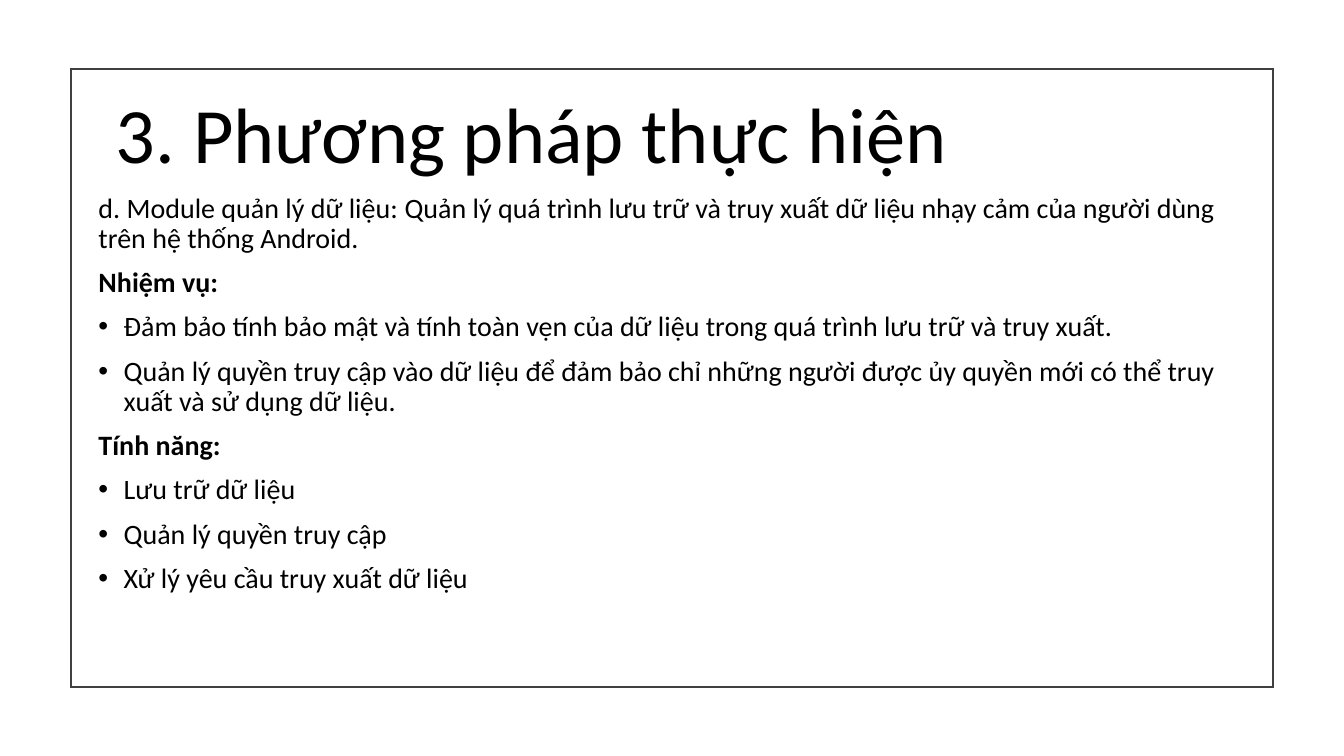
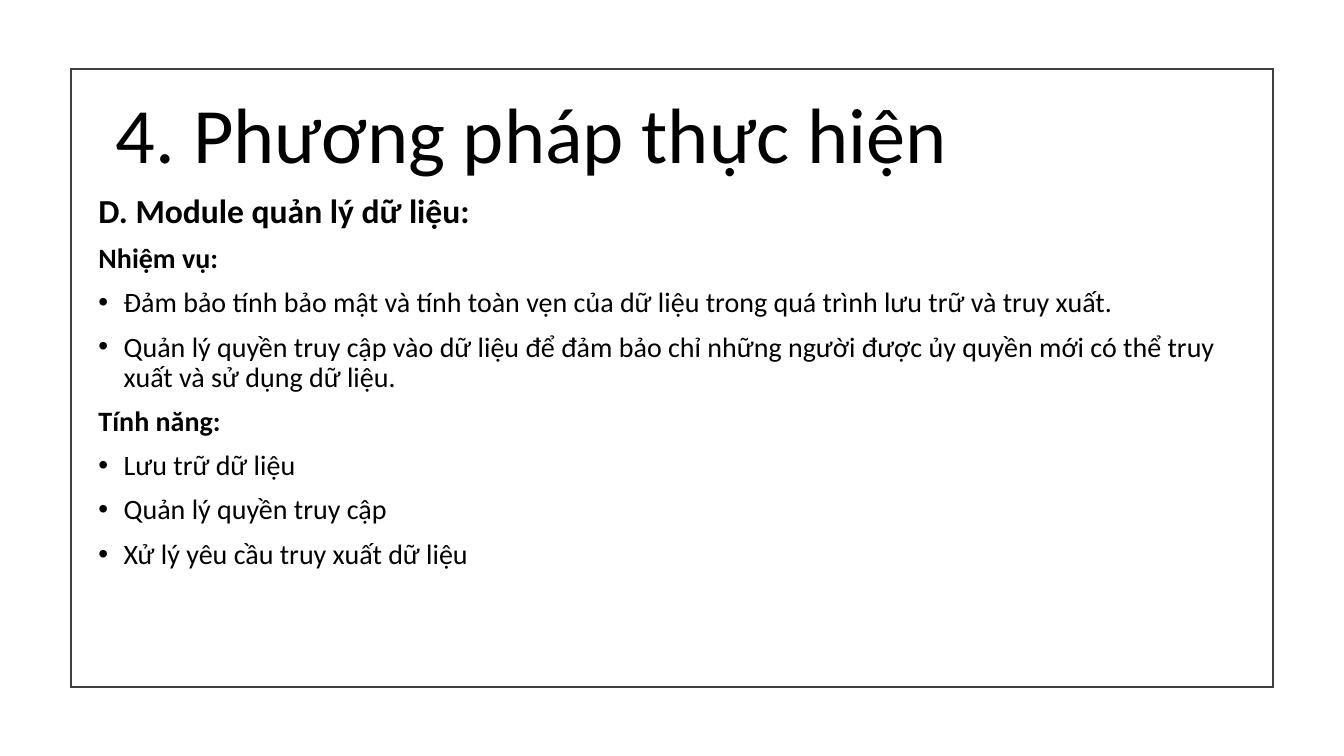
Before and after one commit to minhducdo050702/T07, a slide deck: slide 15 of report/Slide report T07.pptx (slide 9 before the commit). Drawn at 1344x756 pixels with LibreOffice and Linux fonts; fonts in the diff are those of the drawing. Boxes give left, top, right and bottom in pixels: in the first picture for what was removed or moved away, otherwise in the second. Text is boxed around its words. In the diff, an @@ line names an element or a change of style, - is before the commit and + after.

```diff
--- a/report/Slide report T07.pptx
+++ b/report/Slide report T07.pptx
@@ title at [116,108,946,177]: text changed @@
-3. Phương pháp thực hiện
+4. Phương pháp thực hiện
@@ text at [98,199,470,229]: text changed; size 20 to 24 pt; bold on @@
-d. Module quản lý dữ liệu: Quản lý quá trình lưu trữ và truy xuất dữ liệu nhạy cảm của người dùng trên hệ thống Android.
+D. Module quản lý dữ liệu:
```
Also in this commit, not shown: 8 other slides changed, 10 slides added, 1 slide removed, 2 other files.
